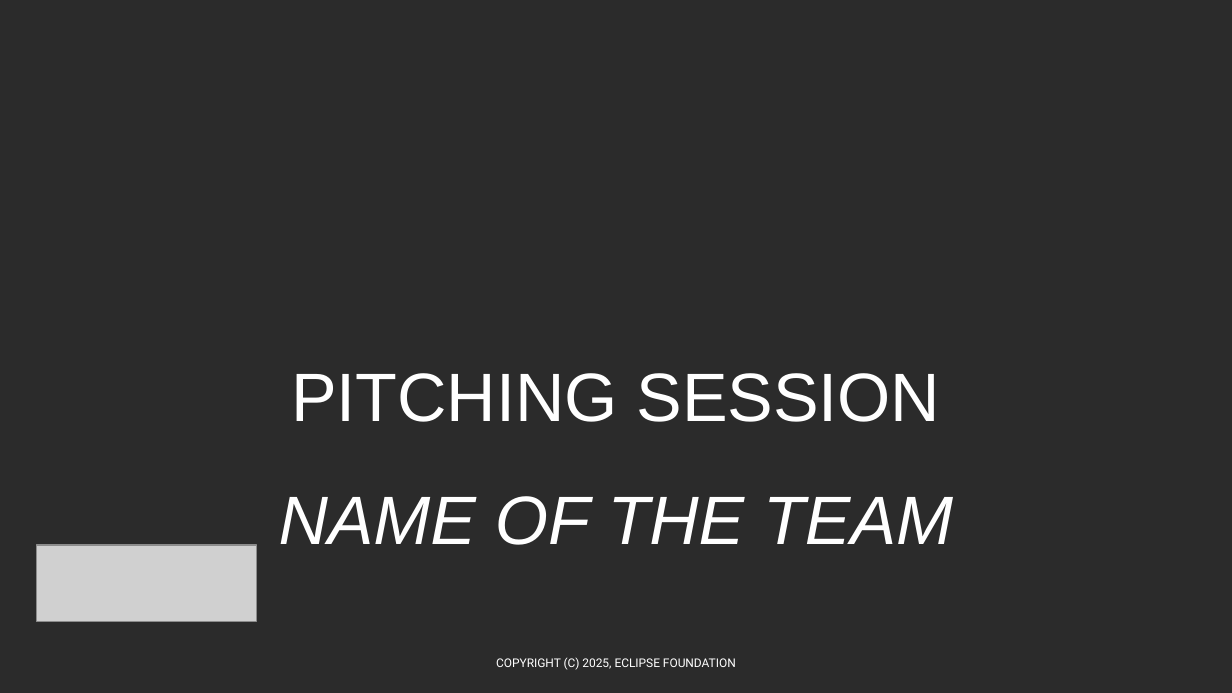
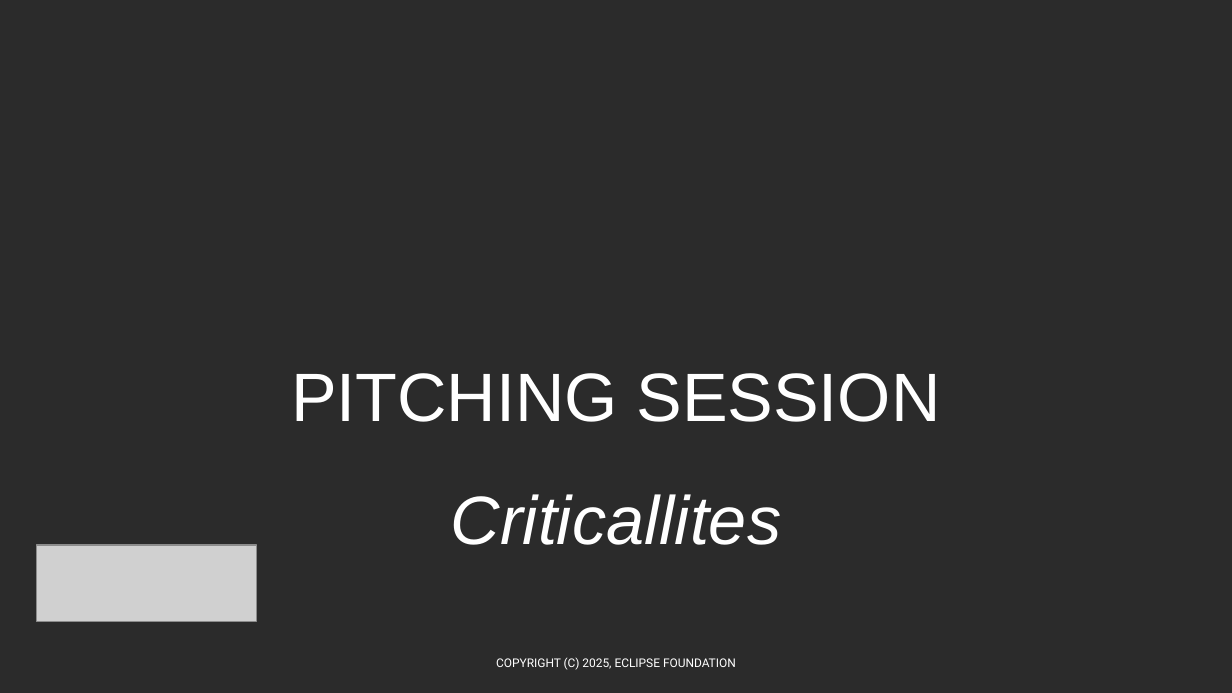
Before and after one commit to Eclipse-SDV-Hackathon-Chapter-Three/criticallites, a slide deck: slide 2 of SDV Hackathon 2025 - Pitching Slides Template.pptx. Drawn at 1232x693 pixels with LibreOffice and Linux fonts; fonts in the diff are those of the drawing; grey boxes stand for pictures; background and template pictures are left out; a plain dark background stands for a picture behind light text. Boxes give left, top, right and bottom in pixels: in the first picture for what was removed or moved away, otherwise in the second. Text is boxed around its words. In the diff, an @@ line names an element or a change of style, - is before the commit and + after.

```diff
--- a/SDV Hackathon 2025 - Pitching Slides Template.pptx
+++ b/SDV Hackathon 2025 - Pitching Slides Template.pptx
@@ text at bbox=[291, 373, 941, 545]: text changed @@
-PITCHING SESSION
-NAME OF THE TEAM
+PITCHING SESSION
+Criticallites
```
Also in this commit, not shown: 8 other slides changed, 1 slide added, 1 slide removed.
